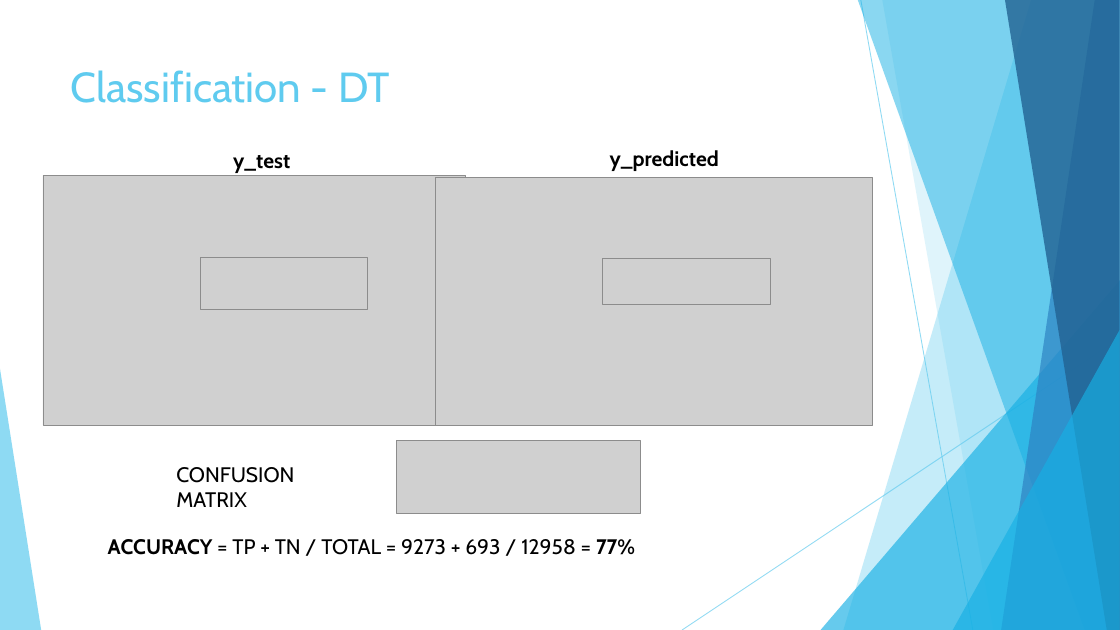
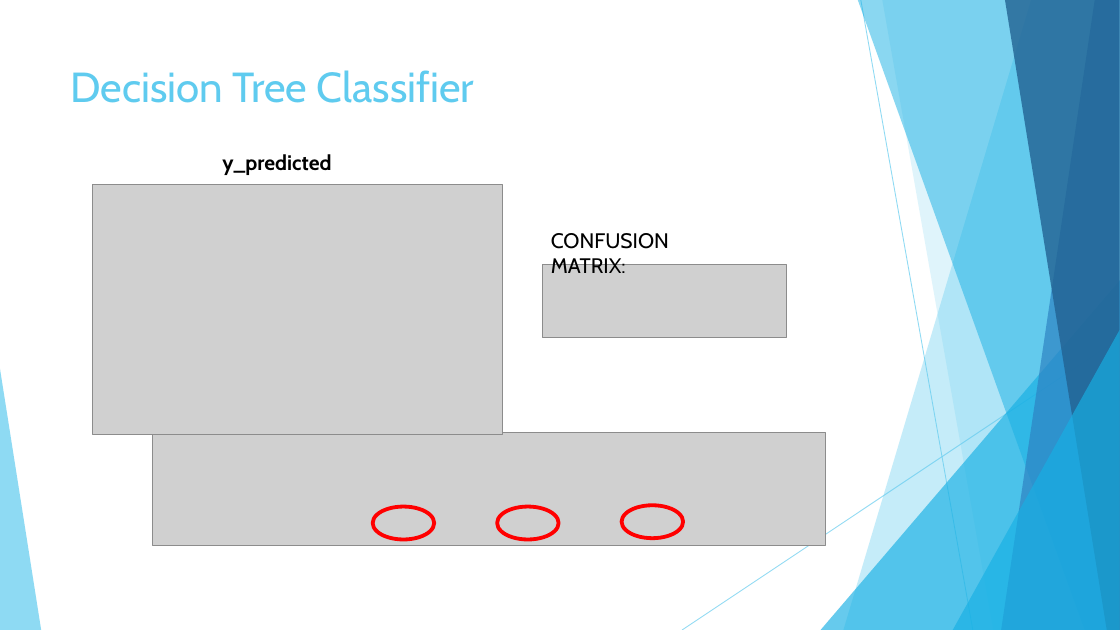
Before and after one commit to Riccardo95Facchini/DIL-2019, a slide deck: slide 23 of Presentation.pptx (slide 15 before the commit). Drawn at 1120x630 pixels with LibreOffice and Linux fonts; fonts in the diff are those of the drawing; grey boxes stand for pictures. Boxes give left, top, right and bottom in pixels: in the first picture for what was removed or moved away, otherwise in the second. Text is boxed around its words. In the diff, an @@ line names an element or a change of style, - is before the commit and + after.

```diff
--- a/Presentation.pptx
+++ b/Presentation.pptx
@@ title at <box>71,70,474,103</box>: text changed @@
-Classification - DT
+Decision Tree Classifier
@@ text "y_predicted": place and size @@
-text "y_predicted" at <box>610,150,719,171</box>
+text "y_predicted" at <box>222,154,331,175</box>
@@ text removed at <box>233,155,290,173</box> @@
-y_test
@@ picture removed at <box>436,177,873,425</box> @@
@@ picture: place and size @@
-picture at <box>43,176,465,425</box>
+picture at <box>92,184,502,434</box>
@@ text at <box>551,233,669,273</box>: text changed @@
-CONFUSION MATRIX
+CONFUSION MATRIX:
@@ picture removed at <box>201,258,368,309</box> @@
@@ picture: place and size @@
-picture at <box>397,441,640,514</box>
+picture at <box>543,265,786,338</box>
@@ picture removed at <box>602,258,770,305</box> @@
@@ picture added at <box>153,433,825,546</box> @@
@@ ellipse added at <box>373,507,434,539</box>, outline #FF0000 3.25 pt @@
@@ ellipse added at <box>497,507,559,539</box>, outline #FF0000 3.25 pt @@
@@ ellipse added at <box>622,506,683,539</box>, outline #FF0000 3.25 pt @@
@@ text removed at <box>108,539,635,555</box> @@
-ACCURACY = TP + TN / TOTAL = 9273 + 693 / 12958 = 77%
```
Also in this commit, not shown: 4 other slides changed, 13 slides added, 1 slide removed.
